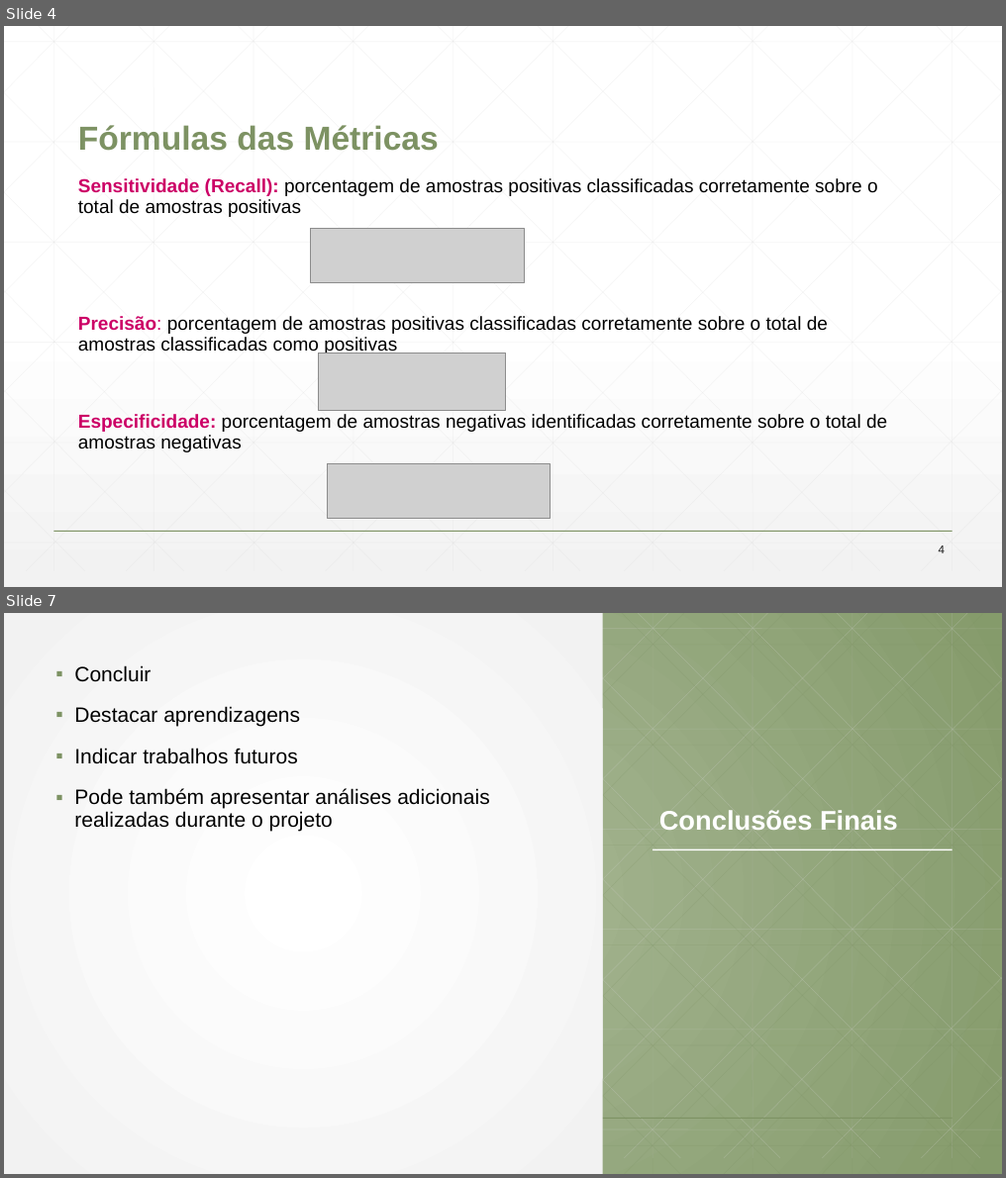
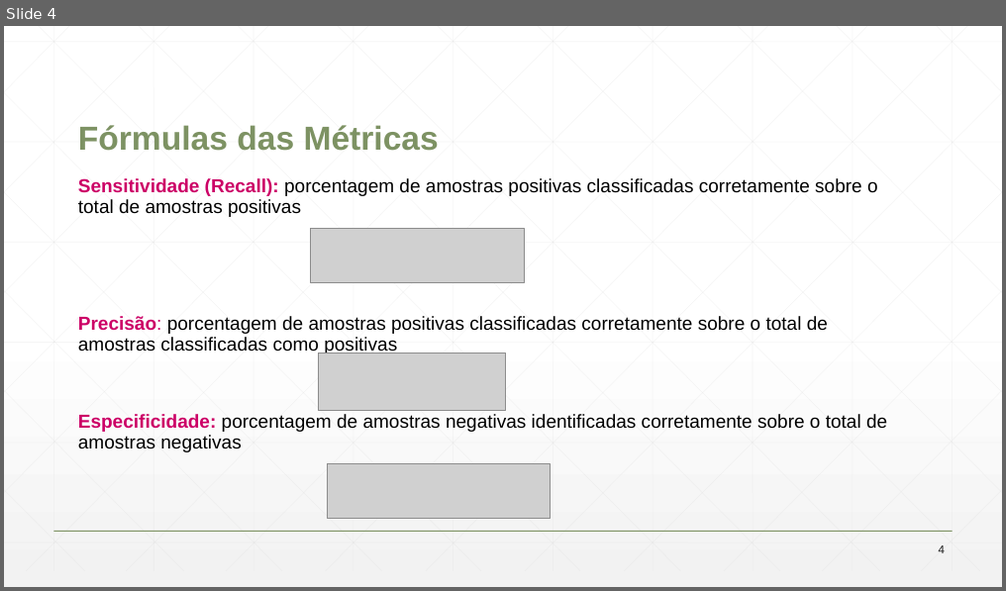
Before and after one commit to henrylrech/nba, a slide deck: Projeto_RNA_MLP_Modelo_de_Relatório.odp. Shown one above the other, each under a label of ours: slides 4 and 7 before the commit, slide 4 after it; the slides between them are not shown. The pictures are 1006x1178 and 1006x591 pixels, drawn with LibreOffice and Linux fonts; fonts in the diff are those of the drawing; grey boxes stand for pictures; background and template pictures are left out. Boxes give left, top, right and bottom in pixels: in the first picture for what was removed or moved away, otherwise in the second. Text is boxed around its words. In the diff, an @@ line names an element or a change of style, - is before the commit and + after.

```diff
--- a/Projeto_RNA_MLP_Modelo_de_Relatório.odp
+++ b/Projeto_RNA_MLP_Modelo_de_Relatório.odp
@@ slide 7 removed at (4,613,1002,1174), background gradient #A5B592 to #859B6B; not listed: 47 template elements that a slide beside it also shows @@
@@ rectangle removed at (4,613,603,1174) @@
@@ text removed at (74,665,489,832) @@
-▪ Concluir
-▪ Destacar aprendizagens
-▪ Indicar trabalhos futuros
-▪ Pode também apresentar análises adicionais realizadas durante o projeto
@@ title removed at (659,810,898,830) @@
-Conclusões Finais
@@ line removed from (652, 851) to (952, 851) @@
@@ group removed at (4,613,1002,1174): 46 lines @@
```
Also in this commit, not shown: 2 slides changed, 5 slides added, 2 other slides removed, 4 other files.
